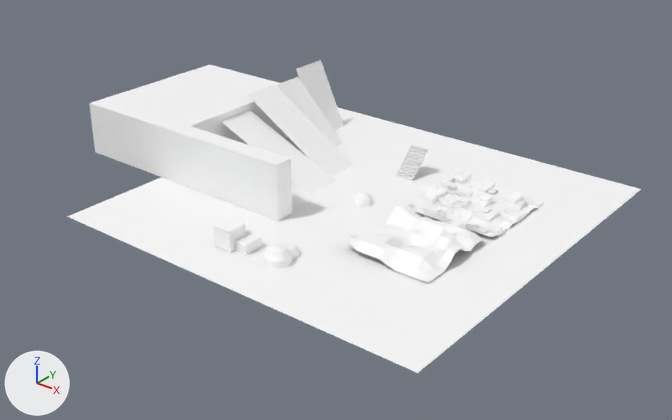
The glTF model resources/glb/07-Playground3.glb as it was, and as the next commit left it.
One viewpoint serves both versions: a 50 mm camera at (49.4, -66.0, 39.1) aimed at (-2.5, -1.2, -1.1). Arrows for +X, +Y and +Z are at lower left; the lights stay in place. The first picture is the older version. Where no turn or scale is listed for an object, it has been applied to the vertices. Vertices at exactly the same position are counted once.

Script lines for the objects in view, before the commit:
```python
ob_cube_001 = bpy.data.objects.new('Cube.001', me_cube_002)
ob_cube_001.location = (-24.02, 0.8, 2.87)
ob_cube_001.scale = (6.76, 8.99, 2.85)
ob_cube_002 = bpy.data.objects.new('Cube.002', me_cube_003)
ob_cube_002.location = (-2.51, -13.89, 0.0)
ob_cube_003 = bpy.data.objects.new('Cube.003', me_cube_004)
ob_cube_003.location = (-3.85, -14.5, 1.06)
ob_cube_004 = bpy.data.objects.new('Cube.004', me_cube_005)
ob_cube_004.location = (0.0, 8.18, 1.16)
ob_cube_004.rotation_euler = (3.142, 0.0, 0.0)  # degrees (180, 0, 0)
ob_cube_004.scale = (1.0, 0.133, 0.133)
ob_plane_002 = bpy.data.objects.new('Plane.002', me_plane_004)
ob_plane_002.location = (-11.47, 0.22, 2.58)
ob_plane_003 = bpy.data.objects.new('Plane.003', me_plane_002)
ob_plane_003.location = (9.14, -4.65, 0.12)
ob_plane_007 = bpy.data.objects.new('Plane.007', me_plane_008)
ob_plane_007.location = (8.94, 5.66, 0.43)
ob_sphere = bpy.data.objects.new('Sphere', me_sphere)
ob_sphere.location = (0.0, 0.0, 0.0)
ob_sphere_001 = bpy.data.objects.new('Sphere.001', me_sphere_001)
ob_sphere_001.location = (1.36, -12.5, 0.0)
# also in view: 'Plane.004' at (-11.9, 4.6, 3.3); 'Plane' at (0.0, 0.0, 0.0); 'Plane.005' at (-14.5, 8.8, 3.3); 'Cube' at (-10.5, -7.2, 2.9); 'Plane.006' at (-16.0, 13.1, 3.3)
```
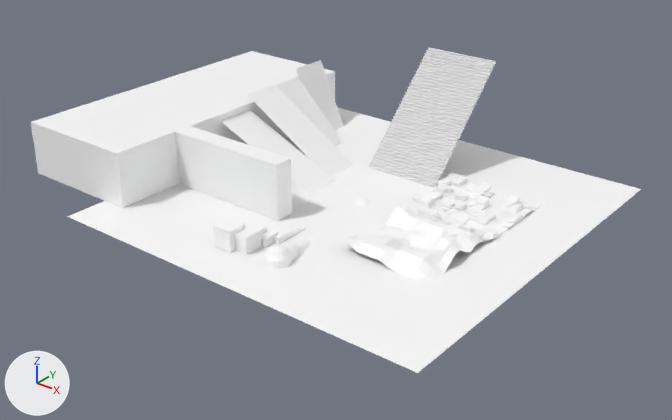
Pixel boxes (x1, y1, x2, y2) of what changed, in the pictures (672 x 420 px):
'Cube.001', rescaled (52% wider, 33% taller)
    before: (89, 65, 288, 183)
    after: (31, 51, 335, 208)
'Cube.004', reshaped, rescaled (300% wider, 281% taller)
    before: (397, 145, 428, 181)
    after: (369, 47, 496, 187)
'Plane.003', moved
    before: (342, 203, 485, 283)
    after: (342, 204, 485, 281)
'Plane.007', moved
    before: (400, 170, 544, 237)
    after: (396, 172, 540, 241)
'Cube.002', moved
    before: (235, 231, 262, 255)
    after: (234, 224, 262, 255)
'Cube.007', added
    after: (270, 224, 293, 244)
'Sphere', moved
    before: (353, 192, 373, 207)
    after: (356, 198, 371, 206)
'Cube.006', added
    after: (261, 225, 279, 248)
'Sphere.001', moved
    before: (284, 243, 300, 259)
    after: (282, 242, 299, 260)
part 1 of me_cube_005, added
    after: (407, 89, 475, 108)
part 2 of me_cube_005, added
    after: (408, 86, 477, 105)
part 3 of me_cube_005, added
    after: (410, 83, 478, 102)
part 4 of me_cube_005, added
    after: (411, 77, 481, 98)
part 5 of me_cube_005, added
    after: (414, 47, 496, 92)
part 6 of me_cube_005, added
    after: (384, 92, 474, 155)

Diff of the bpy script that builds the scene:
```diff
--- a/resources/glb/07-Playground3.glb.py
+++ b/resources/glb/07-Playground3.glb.py
@@ me_cube_005 @@
 # used by ob_cube_004; location = (0.0, 8.18, 1.16); rotation_euler = (3.142, 0.0, 0.0), in degrees (180, 0, 0); scale = (1.0, 0.133, 0.133)
-me_cube_005.from_pydata(...)  # 70 vertices, 120 faces; spans x -1.1..0.9, y -13.0..7.0, z -11.4..8.6
+me_cube_005.from_pydata(...)  # 260 vertices, 480 faces; spans x -1.1..0.9, y -73.0..7.0, z -71.4..8.6
+# me_cube_005 part 1: a new loose piece, a box spanning x -1.1..0.9, y -45.0..-43.0, z -43.4..-41.4
+# me_cube_005 part 2: a new loose piece, a box spanning x -1.1..0.9, y -47.0..-45.0, z -45.4..-43.4
+# me_cube_005 part 3: a new loose piece, a box spanning x -1.1..0.9, y -49.0..-47.0, z -47.4..-45.4
+# me_cube_005 part 4: the loose piece of 14 vertices spanning x -1.1..0.9, y -13.0..-9.0, z -11.4..-7.4 is copied, and the copy is moved by (0.0, -40.0, -40.0); it spans x -1.1..0.9, y -53.0..-49.0, z -51.4..-47.4
+# me_cube_005 part 5: a new loose piece of 62 vertices spanning x -1.1..0.9, y -73.0..-53.0, z -71.4..-51.4
+# me_cube_005 part 6
+# 45 vertices are added at x -1.1, y -43.0..-13.0, z -41.4..-11.4
+# 45 new vertices lie (2.0, 0.0, 0.0) away from vertices in x -1.1, y -43.0..-13.0, z -41.4..-11.4
+# 180 new faces join them
@@ ob_cube_001 @@
 ob_cube_001.location = (-24.02, 0.8, 2.87)
-ob_cube_001.scale = (6.76, 8.99, 2.85)
+ob_cube_001.scale = (6.76, 16.4, 2.85)
@@ ob_cube_002 @@
 ob_cube_002 = bpy.data.objects.new('Cube.002', me_cube_003)
-ob_cube_002.location = (-2.51, -13.89, 0.0)
+ob_cube_002.location = (-2.51, -13.89, 0.64)
@@ ob_sphere @@
 ob_sphere = bpy.data.objects.new('Sphere', me_sphere)
-ob_sphere.location = (0.0, 0.0, 0.0)
+ob_sphere.location = (0.0, 0.0, -0.66)
@@ ob_sphere_001 @@
 ob_sphere_001 = bpy.data.objects.new('Sphere.001', me_sphere_001)
-ob_sphere_001.location = (1.36, -12.5, 0.0)
+ob_sphere_001.location = (1.36, -12.68, 0.19)
@@ ob_plane_003 @@
 ob_plane_003 = bpy.data.objects.new('Plane.003', me_plane_002)
-ob_plane_003.location = (9.14, -4.65, 0.12)
+ob_plane_003.location = (9.14, -4.65, -0.01)
@@ ob_plane_007 @@
 ob_plane_007 = bpy.data.objects.new('Plane.007', me_plane_008)
-ob_plane_007.location = (8.94, 5.66, 0.43)
+ob_plane_007.location = (8.94, 4.96, 0.37)
@@ ob_cube_004 @@
 ob_cube_004.rotation_euler = (3.142, 0.0, 0.0)  # degrees (180, 0, 0)
-ob_cube_004.scale = (1.0, 0.133, 0.133)
+ob_cube_004.scale = (4.17, 0.133, 0.133)
@@ ob_cube_007 @@
+ob_cube_007 = bpy.data.objects.new('Cube.007', me_cube_004.copy())  # the mesh of ob_cube_003
+ob_cube_007.location = (-1.68, -10.64, -0.4)
@@ ob_cube_006 @@
+ob_cube_006 = bpy.data.objects.new('Cube.006', me_cube_004.copy())  # the mesh of ob_cube_003
+ob_cube_006.location = (-2.15, -11.99, -0.15)
```
